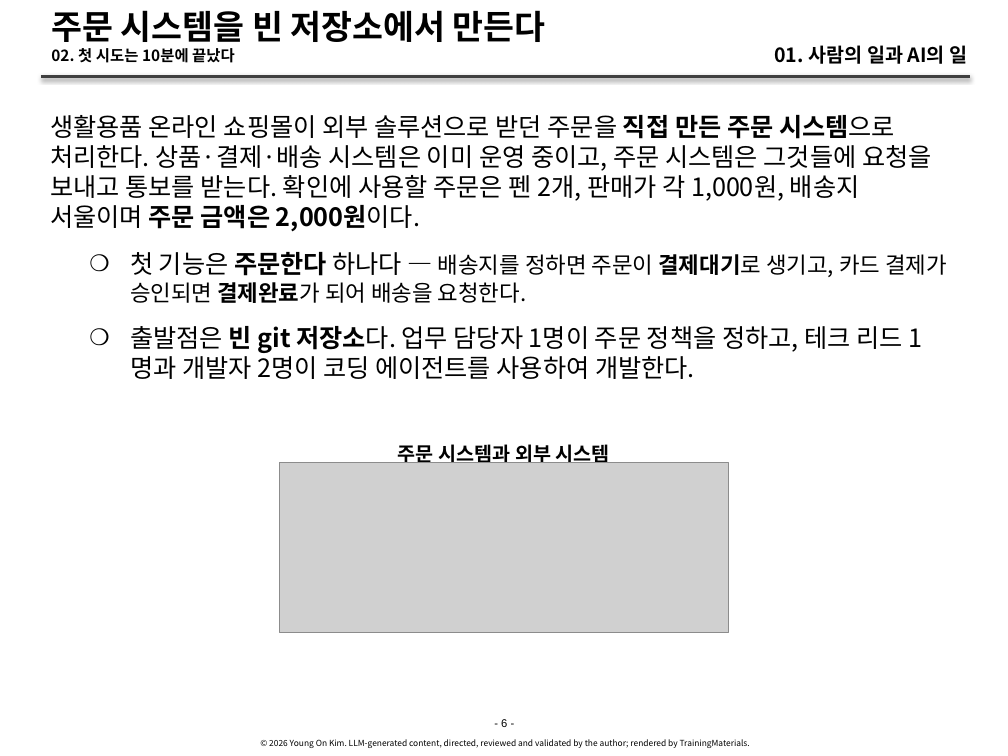
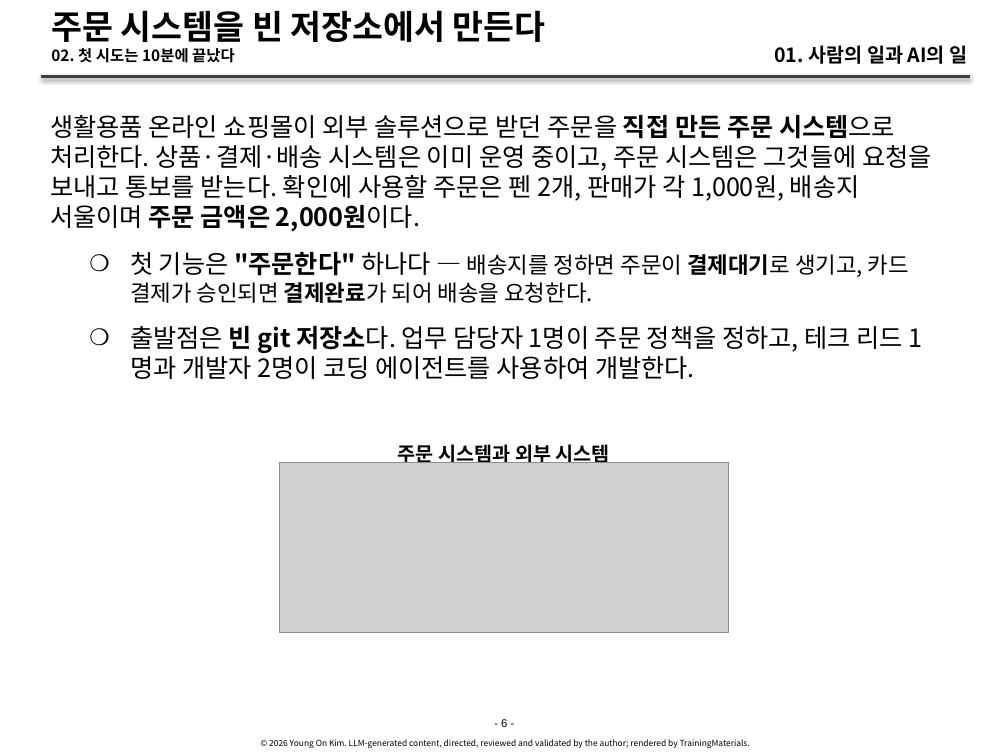
Before and after one commit to YoungSan77/TrainingMaterials, a slide deck: slide 6 of courses/ai-native/sessions/s01.pptx. Drawn at 1008x756 pixels with LibreOffice and Linux fonts; fonts in the diff are those of the drawing; grey boxes stand for pictures. Boxes give left, top, right and bottom in pixels: in the first picture for what was removed or moved away, otherwise in the second. Text is boxed around its words. In the diff, an @@ line names an element or a change of style, - is before the commit and + after.

```diff
--- a/courses/ai-native/sessions/s01.pptx
+++ b/courses/ai-native/sessions/s01.pptx
@@ text at [130, 252, 909, 303]: text changed @@
-    ❍ 첫 기능은 주문한다 하나다 — 배송지를 정하면 주문이 결제대기로 생기고, 카드 결제가 승인되면 결제완료가 되어 배송을 요청한다.
+    ❍ 첫 기능은 "주문한다" 하나다 — 배송지를 정하면 주문이 결제대기로 생기고, 카드 결제가 승인되면 결제완료가 되어 배송을 요청한다.
```
Also in this commit, not shown: 7 other slides changed, 4 other files.
